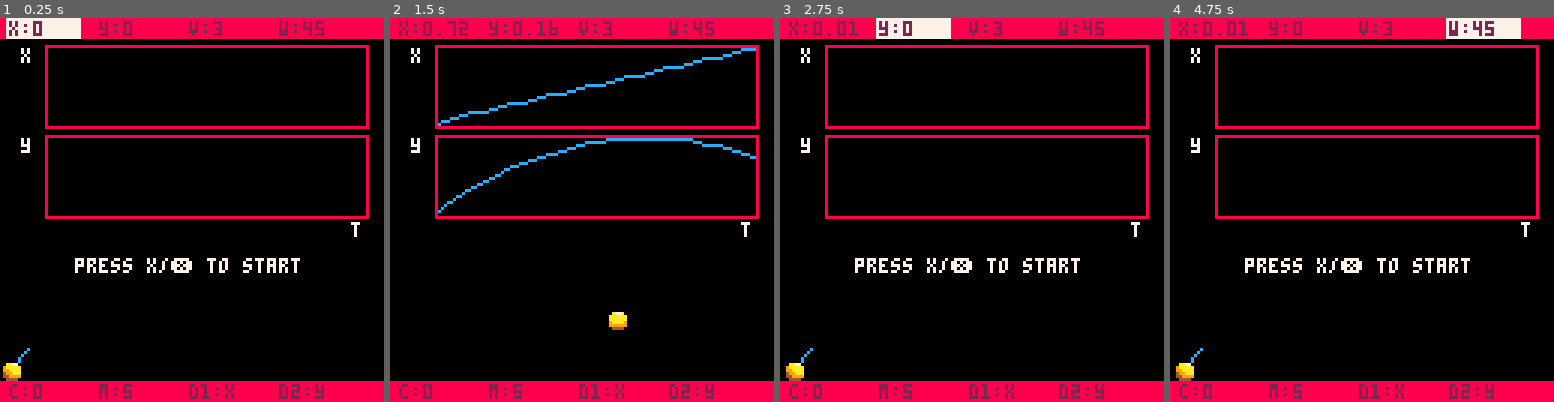
Above: before the commit, frames 1-4 (left to right).
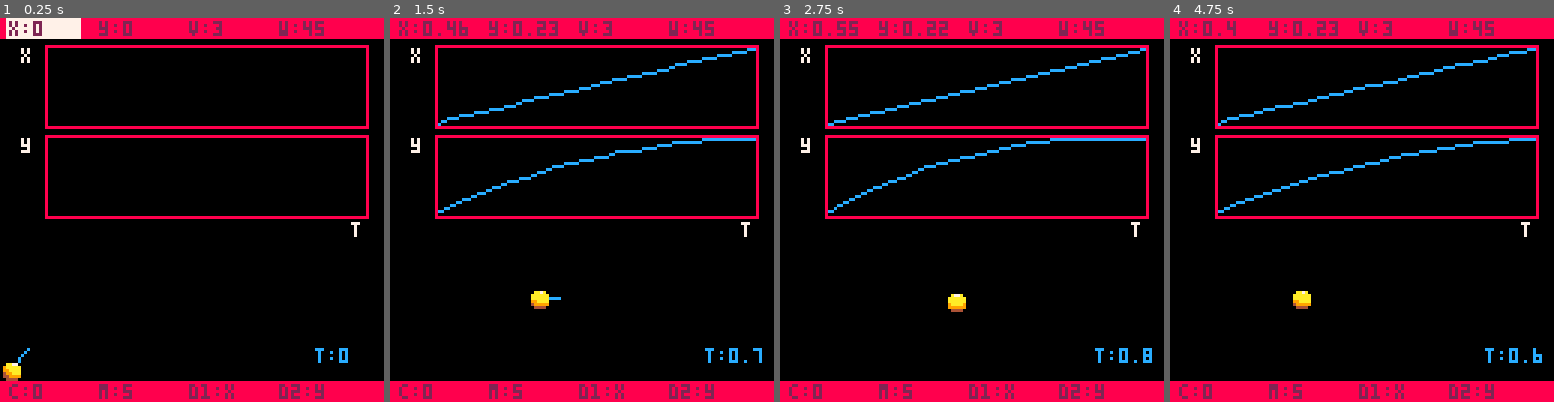
Above: after the commit, the same moments.

Repository: HeiLaut/pico8-physics-simulations
Game: PICO-8 cartridge carts/wurf.p8
The game is run twice, just before and just after one commit, with the same random seed, the same clock (stepped at 60 frames per second) and the same inputs.
Inputs:
- Up to frame 1 (0.25 s): no input
- Up to frame 2 (1.5 s): tap X (X key) at 0.33, 1.07 s; tap O (Z key) at 0.7 s
- Up to frame 3 (2.75 s): hold Right 1.6-2.1 s; tap O (Z key) at 1.7, 2.1, 2.5 s; tap X (X key) at 1.85 s; hold Up 2.15-2.42 s; hold Right from 2.47 s (still down)
- Up to frame 4 (4.75 s): tap O (Z key) every 0.4 s from 2.9 to 4.5 s; tap X (X key) at 2.97, 4.08 s; release Right at 3.03 s; hold Left 3.08-3.58 s; hold Down 3.63-3.97 s; hold Right 4.02-4.68 s; hold Up from 4.73 s (still down)

The runs differ from the first frame. In frame 1, 1.1% of the frame differs, in the area x 19-91%, y 62-90%; in frame 2, 2.4%; in frame 3, 3.8%; in frame 4, 3.9%, in the area x 1-97%, y 0-95%.

Commit message:
added time and pause

Diff:
--- a/carts/wurf.p8
+++ b/carts/wurf.p8
@@ -69,15 +69,16 @@
 
  	--draw ball
  	spr(sp,k.x,k.y)
- 	if not play and not res then
+ 	if not play and not res and k.dy==0 then
  		print("press c/🅾️ to reset",25,80,7)
- 	elseif not play then
+ 	elseif not play and k.dy==0 then
  		print("press x/❎ to start",25,80,7)
 		end
 		if parachute and t>t_pc then
 			spr(sp_p[sp_p_n],k.x-5,k.y-15,2,2)
 		end
 		draw_controls()
+		print("t:"..flr(t/30*10)/10,105,110,12)
 
 end
 
@@ -116,8 +117,9 @@
 		add(y2,dia1[d2c][2])
 		if k.y>114 then
 		 k.y=114
+		 k.dy=0
+		 k.dx=0
 			play = false
-			t=0
 		end
 		if k.x>121 or k.x<0 then
 			k.dx=-k.dx
@@ -245,15 +247,20 @@
 end
 
 function controls()
-	if btnp(❎)
- and play==false
- and res==true then
- 	--calculate start vel
- 	calc_vel()
-
-  x0,y0,v0,w0,c0,m0=k.x,k.y,k.v,k.w,k.c,k.m
-  play = true
-  res = false
+	if btnp(❎) then
+ 	if play==false
+	 	and res==true then
+	 	--calculate start vel
+	 		calc_vel()
+
+	  	x0,y0,v0,w0,c0,m0=k.x,k.y,k.v,k.w,k.c,k.m
+	  	play = true
+	  	res = false
+  	elseif play then
+   	play = false
+   elseif k.dy!=0 then
+  		play = true
+  end
 
  end
 
@@ -261,6 +268,7 @@
 		create_kugel(x0,y0,v0,w0,c0,m0)
 		reset_dia_data()
 		res = true
+		t=0
 	end
 	if res then
 		if(btnp(➡️)) c+=1
@@ -333,6 +341,7 @@
 		k.v=0
 		k.c=0.05
 		k.x=5
+		k.w=0
 		parachute = true
 		res=true
 		play=false
Not shown, changed: html/wurf.js
